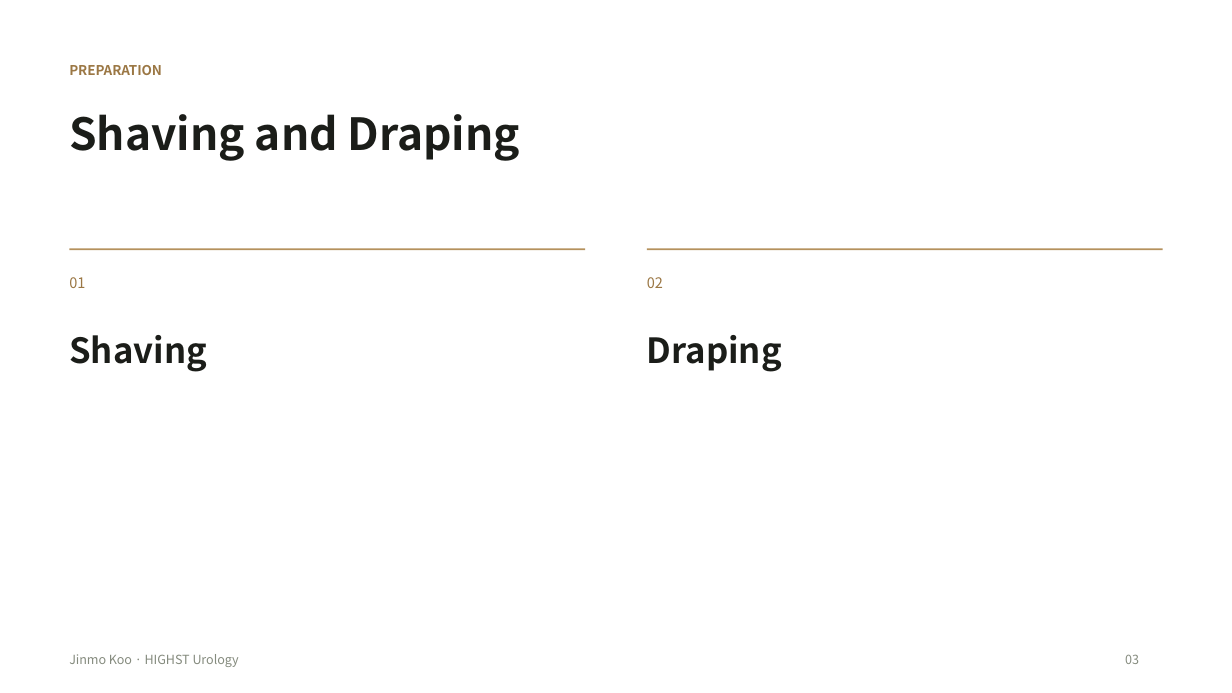
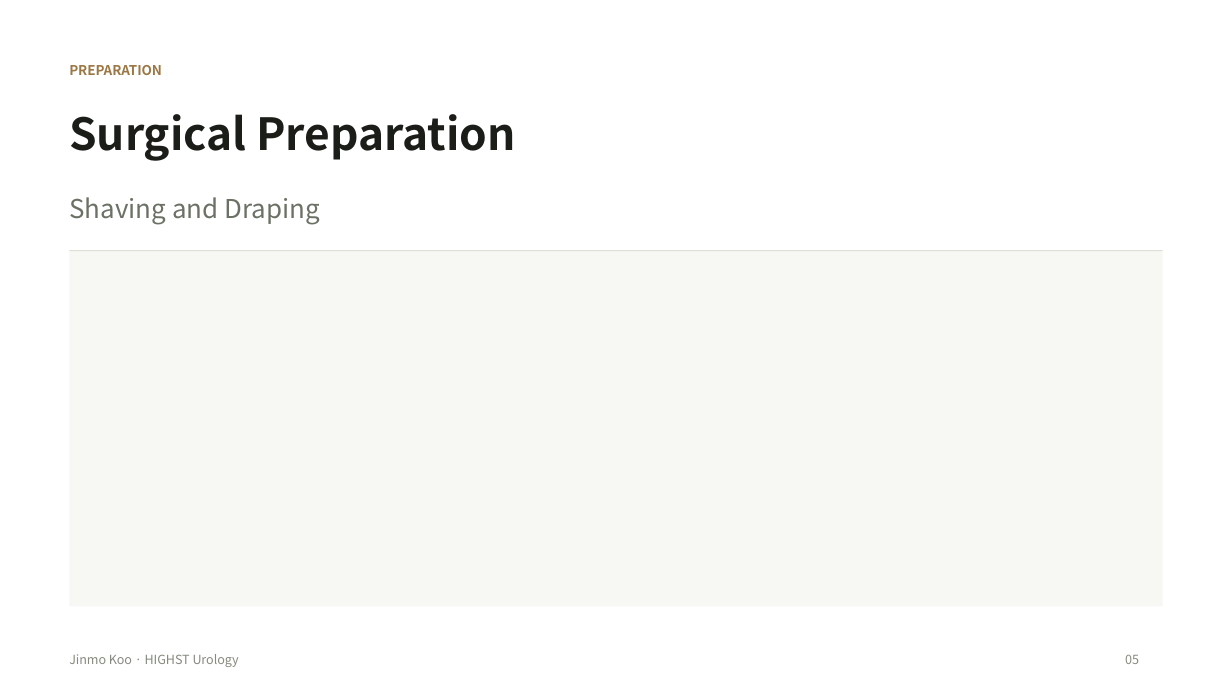
Before and after one commit to notoow/vietnam-urology-webinar, a slide deck: slide 5 of downloads/highst-perioperative-webinar.pptx (slide 3 before the commit). Drawn at 1232x693 pixels with LibreOffice and Linux fonts; fonts in the diff are those of the drawing. Boxes give left, top, right and bottom in pixels: in the first picture for what was removed or moved away, otherwise in the second. Text is boxed around its words. In the diff, an @@ line names an element or a change of style, - is before the commit and + after.

```diff
--- a/downloads/highst-perioperative-webinar.pptx
+++ b/downloads/highst-perioperative-webinar.pptx
@@ text added at (69,114,515,161), 34.5 pt, text #1B1D19, bold @@
+Surgical Preparation
@@ text "Shaving and Draping": place and size @@
-text "Shaving and Draping" at (69,114,520,161)
+text "Shaving and Draping" at (69,197,321,225)
@@ text "Shaving and Draping" at (69,197,321,225): size 34.5 to 20.2 pt, text colour #1B1D19 to #6B7265, bold off @@
@@ rectangle removed at (69,249,585,250) @@
@@ rectangle added at (69,250,1163,606), fill #F7F7F3 @@
@@ rectangle added at (69,250,1163,251), fill #DEDFD6 @@
@@ rectangle removed at (647,249,1163,250) @@
@@ text removed at (69,277,85,288) @@
-01
@@ text removed at (647,277,663,288) @@
-02
@@ text removed at (69,335,207,372) @@
-Shaving
@@ text removed at (647,335,782,372) @@
-Draping
@@ text at (1125,654,1139,664): text changed @@
-03
+05
```
Also in this commit, not shown: 4 other slides changed, 8 slides added, 2 slides removed, 8 other files.
